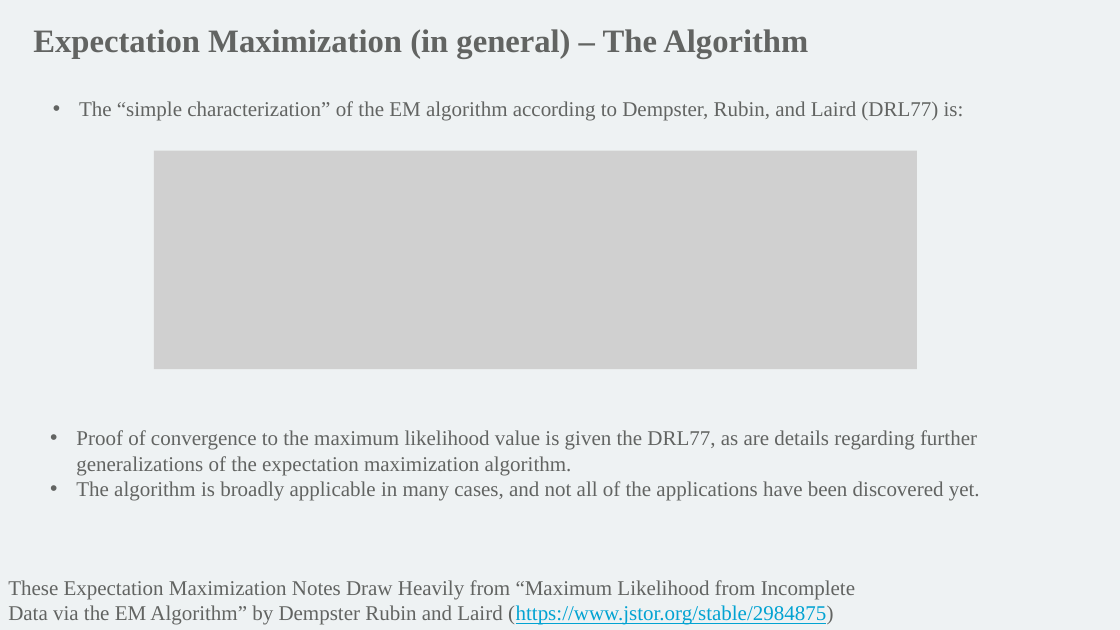
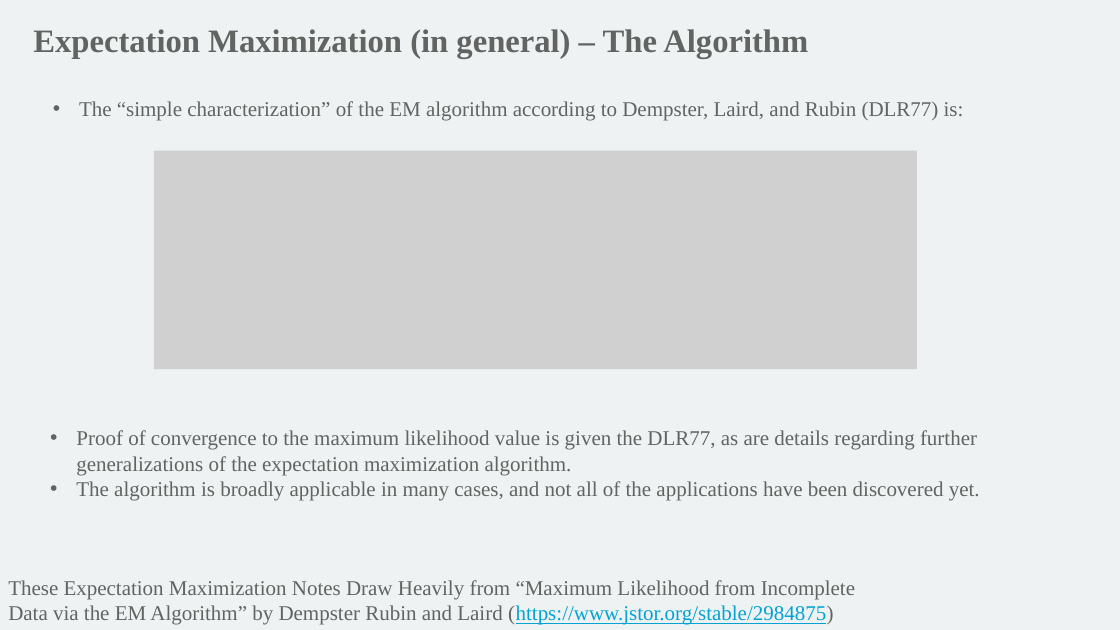
Before and after one commit to mathornton01/2022_UTSW_Lyda_Hill_Department_Advanced_NGS_Analysis_Nanocourse, a slide deck: slide 9 of Advanced NGS Analysis (Day 2).pptx. Drawn at 1120x630 pixels with LibreOffice and Linux fonts; fonts in the diff are those of the drawing; grey boxes stand for pictures; background and template pictures are left out. Boxes give left, top, right and bottom in pixels: in the first picture for what was removed or moved away, otherwise in the second. Text is boxed around its words. In the diff, an @@ line names an element or a change of style, - is before the commit and + after.

Commit message:
finished general discussion of EM and first multinomial EM example

```diff
--- a/Advanced NGS Analysis (Day 2).pptx
+++ b/Advanced NGS Analysis (Day 2).pptx
@@ text at bbox=[79, 101, 964, 121]: text changed @@
-• The “simple characterization” of the EM algorithm according to Dempster, Rubin, and Laird (DRL77) is:
+• The “simple characterization” of the EM algorithm according to Dempster, Laird, and Rubin (DLR77) is:
@@ text at bbox=[76, 430, 977, 475]: text changed @@
-• Proof of convergence to the maximum likelihood value is given the DRL77, as are details regarding further generalizations of the expectation maximization algorithm.
+• Proof of convergence to the maximum likelihood value is given the DLR77, as are details regarding further generalizations of the expectation maximization algorithm.
```
Also in this commit, not shown: 2 other slides changed, 4 slides added, 1 other file.
